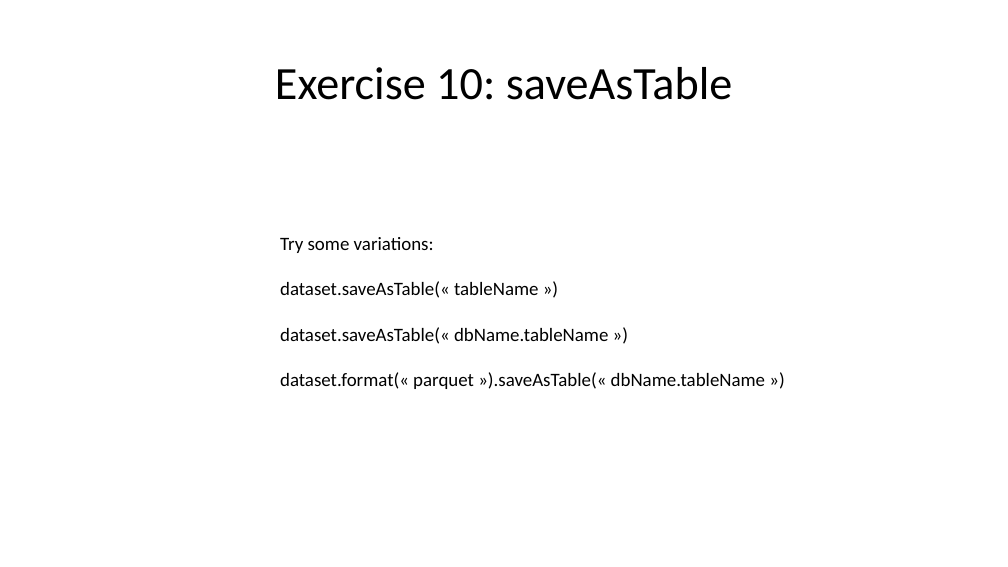
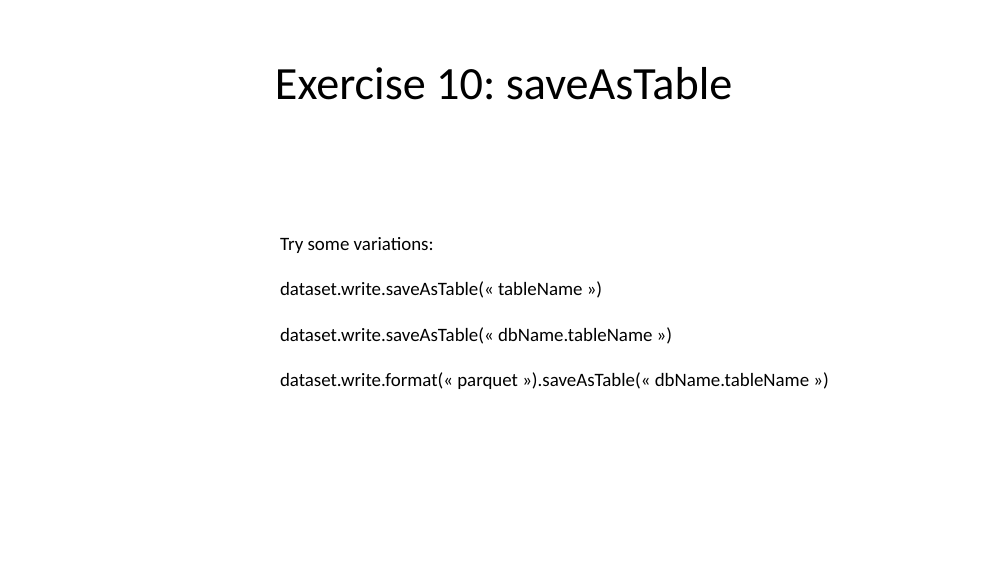
Before and after one commit to Arnaud-Nauwynck/presentations, a slide deck: slide 38 of pres-bigdata/Course-2022-Spark/BigData-Spark-TD3.pptx. Drawn at 1008x567 pixels with LibreOffice and Linux fonts; fonts in the diff are those of the drawing. Boxes give left, top, right and bottom in pixels: in the first picture for what was removed or moved away, otherwise in the second. Text is boxed around its words. In the diff, an @@ line names an element or a change of style, - is before the commit and + after.

```diff
--- a/pres-bigdata/Course-2022-Spark/BigData-Spark-TD3.pptx
+++ b/pres-bigdata/Course-2022-Spark/BigData-Spark-TD3.pptx
@@ text at bbox=[280, 281, 809, 389]: text changed @@
-dataset.saveAsTable(« tableName »)
-dataset.saveAsTable(« dbName.tableName »)
-dataset.format(« parquet »).saveAsTable(« dbName.tableName »)
+dataset.write.saveAsTable(« tableName »)
+dataset.write.saveAsTable(« dbName.tableName »)
+dataset.write.format(« parquet »).saveAsTable(« dbName.tableName »)
```
Also in this commit, not shown: 2 other slides changed, 1 slide added, 14 other files.
